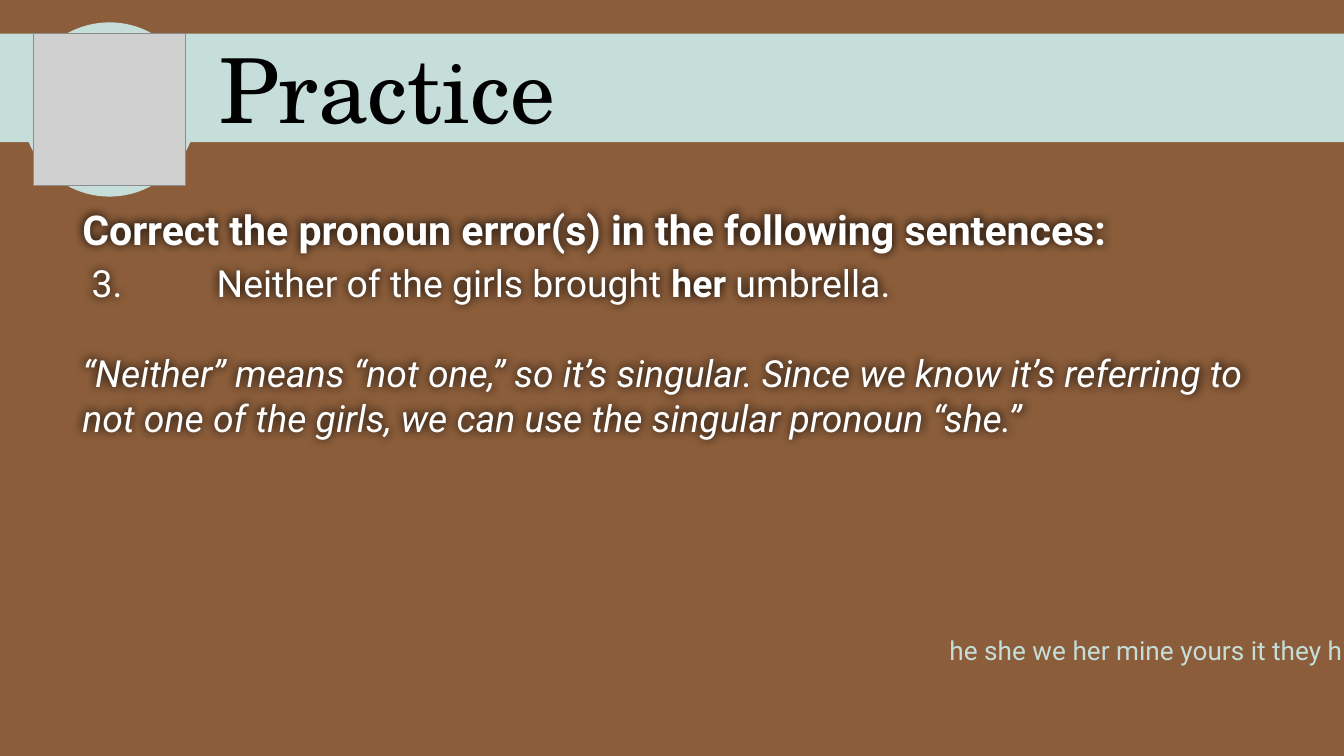
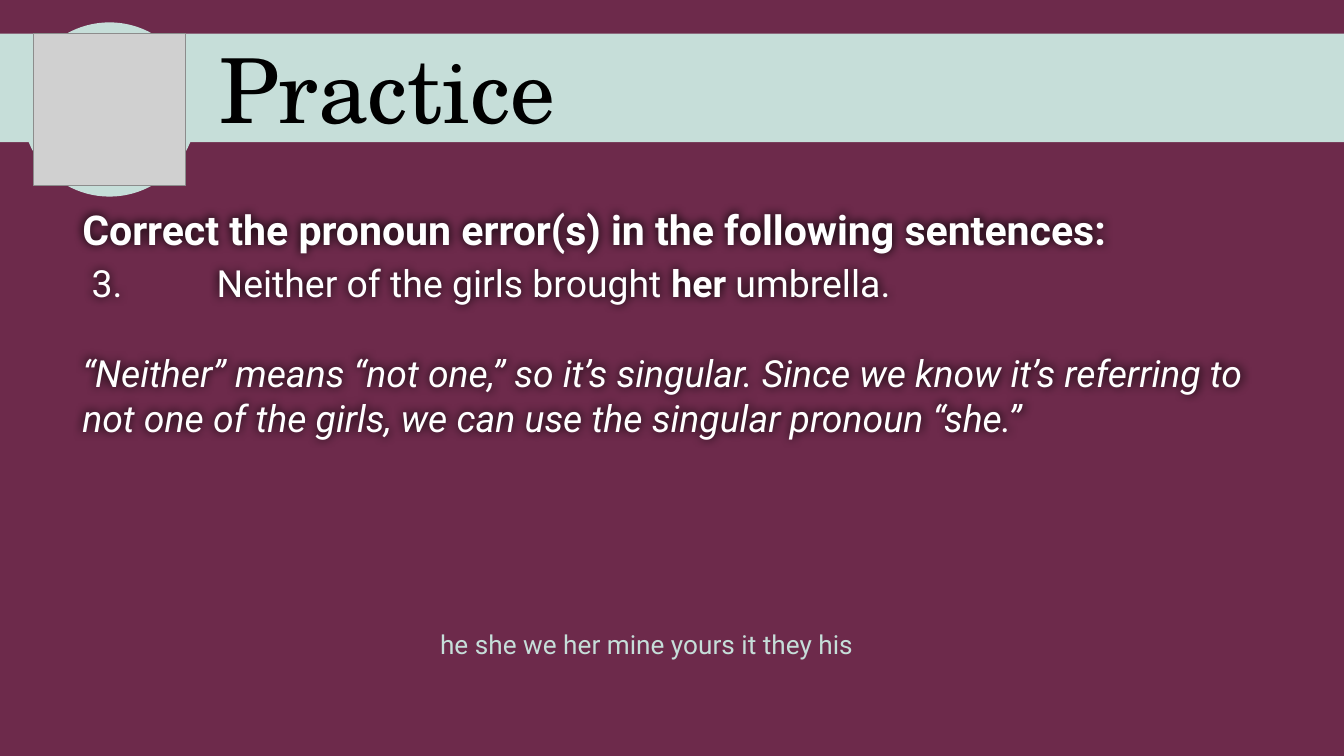
Before and after one commit to stuyprep/stuyprep.github.io, a slide deck: slide 25 of assets/26S2 Lesson_ Pronouns and Negative Numbers.pptx (slide 26 before the commit). Drawn at 1344x756 pixels with LibreOffice and Linux fonts; fonts in the diff are those of the drawing; grey boxes stand for pictures. Boxes give left, top, right and bottom in pixels: in the first picture for what was removed or moved away, otherwise in the second. Text is boxed around its words. In the diff, an @@ line names an element or a change of style, - is before the commit and + after.

```diff
--- a/assets/26S2 Lesson_ Pronouns and Negative Numbers.pptx
+++ b/assets/26S2 Lesson_ Pronouns and Negative Numbers.pptx
@@ background #8B5D3A to #6D2A4B @@
@@ text "he she we her mine ...": place and size @@
-text "he she we her mine ..." at box(949, 640, 1321, 666)
+text "he she we her mine ..." at box(440, 634, 852, 660)
@@ text "he she we her mine ..." at box(440, 634, 852, 660): letter outline #C6DED9 6 pt to #C6DED9 3 pt @@
```
Also in this commit, not shown: 46 other slides changed, 1 slide removed, 5 other files.
